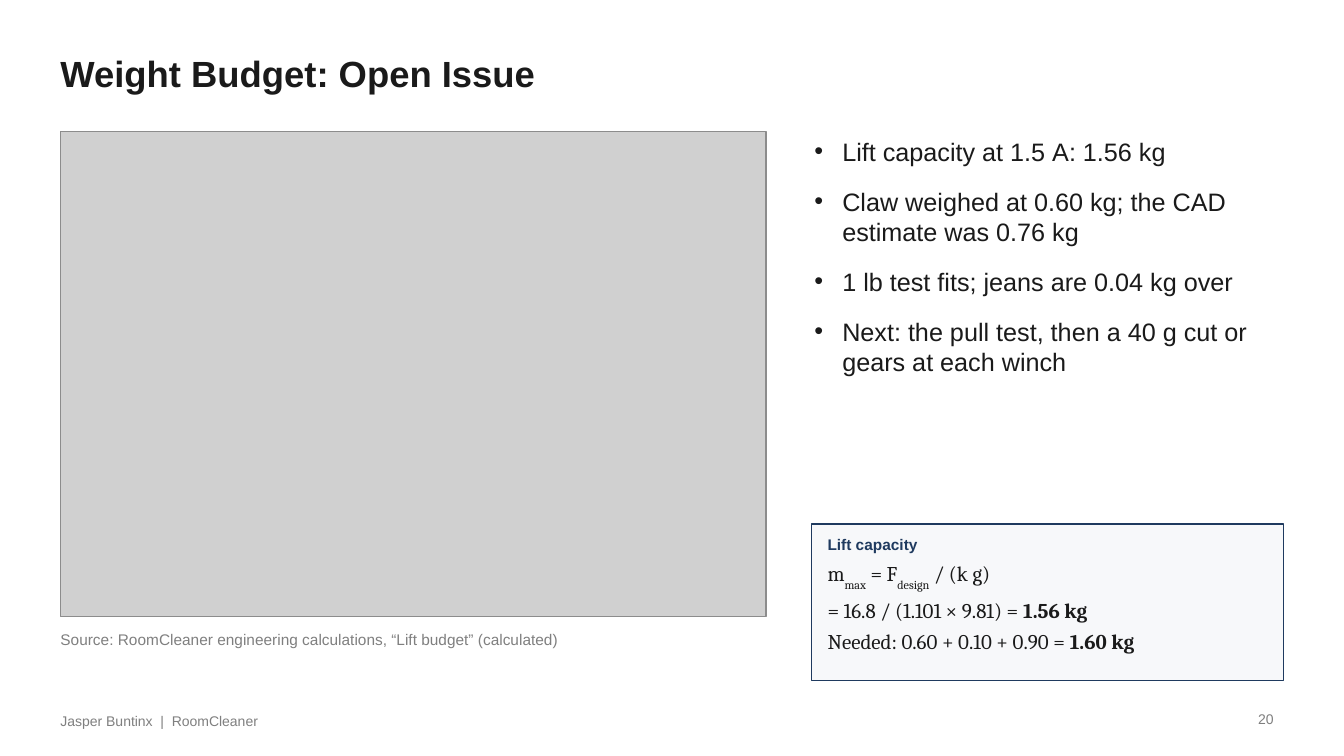
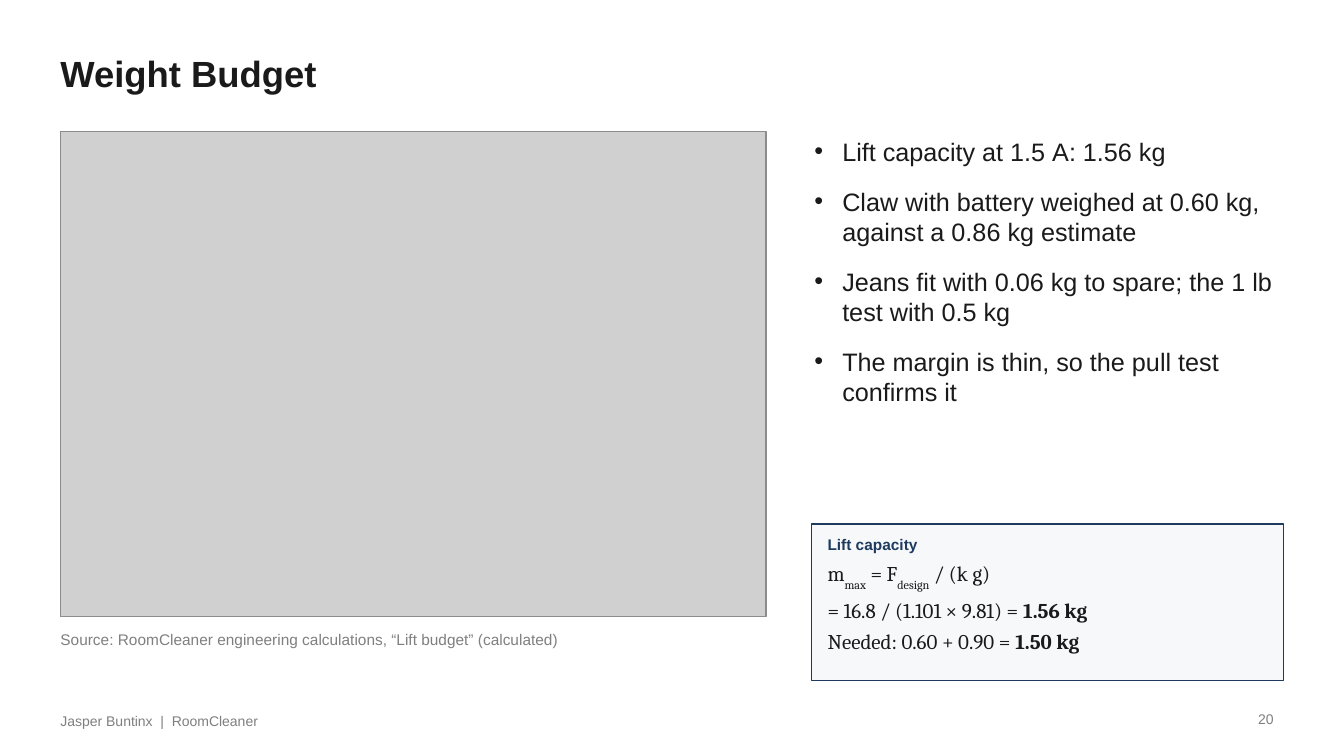
Before and after one commit to Jaspario1199/RoomCleaner, a slide deck: slide 20 of docs/presentation/deck_v7/RoomCleaner_Buntinx_Oct27_v7.pptx. Drawn at 1344x756 pixels with LibreOffice and Linux fonts; fonts in the diff are those of the drawing; grey boxes stand for pictures. Boxes give left, top, right and bottom in pixels: in the first picture for what was removed or moved away, otherwise in the second. Text is boxed around its words. In the diff, an @@ line names an element or a change of style, - is before the commit and + after.

```diff
--- a/docs/presentation/deck_v7/RoomCleaner_Buntinx_Oct27_v7.pptx
+++ b/docs/presentation/deck_v7/RoomCleaner_Buntinx_Oct27_v7.pptx
@@ text at (60, 60, 316, 95): text changed @@
-Weight Budget: Open Issue
+Weight Budget
@@ text at (842, 192, 1272, 402): text changed @@
-• Claw weighed at 0.60 kg; the CAD estimate was 0.76 kg
-• 1 lb test fits; jeans are 0.04 kg over
-• Next: the pull test, then a 40 g cut or gears at each winch
+• Claw with battery weighed at 0.60 kg, against a 0.86 kg estimate
+• Jeans fit with 0.06 kg to spare; the 1 lb test with 0.5 kg
+• The margin is thin, so the pull test confirms it
@@ text at (828, 634, 1079, 654): text changed @@
-Needed: 0.60 + 0.10 + 0.90 = 1.60 kg
+Needed: 0.60 + 0.90 = 1.50 kg
```
Also in this commit, not shown: 3 other slides changed, 5 other files.
